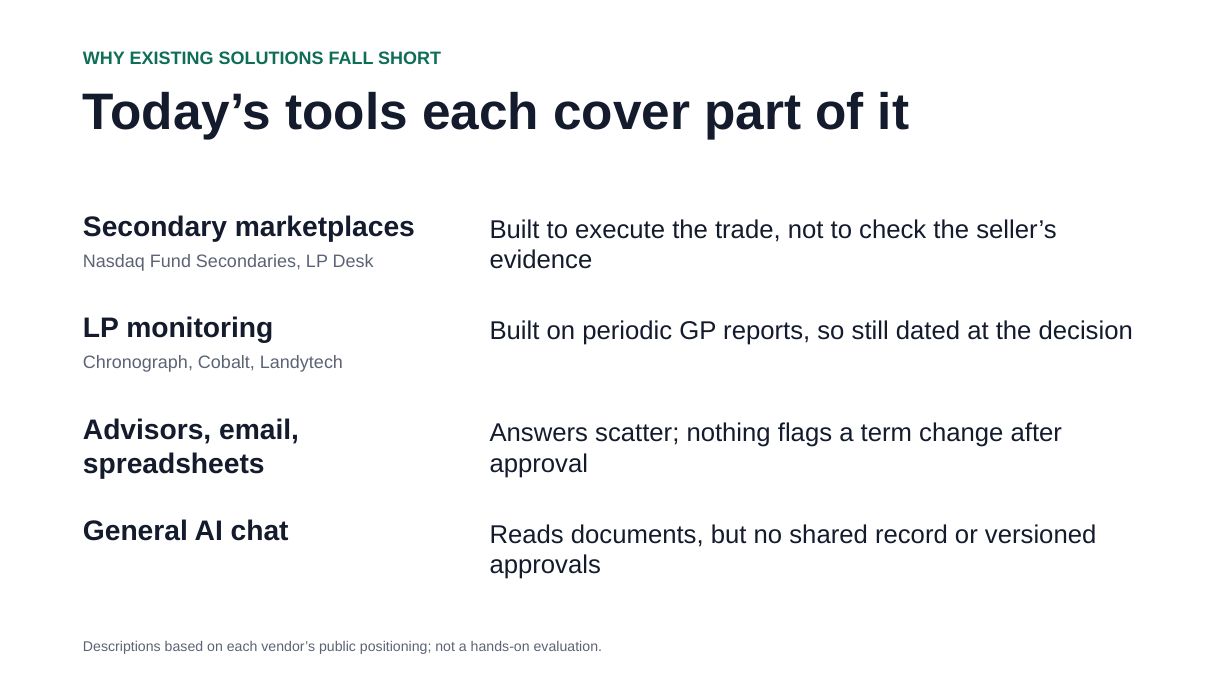
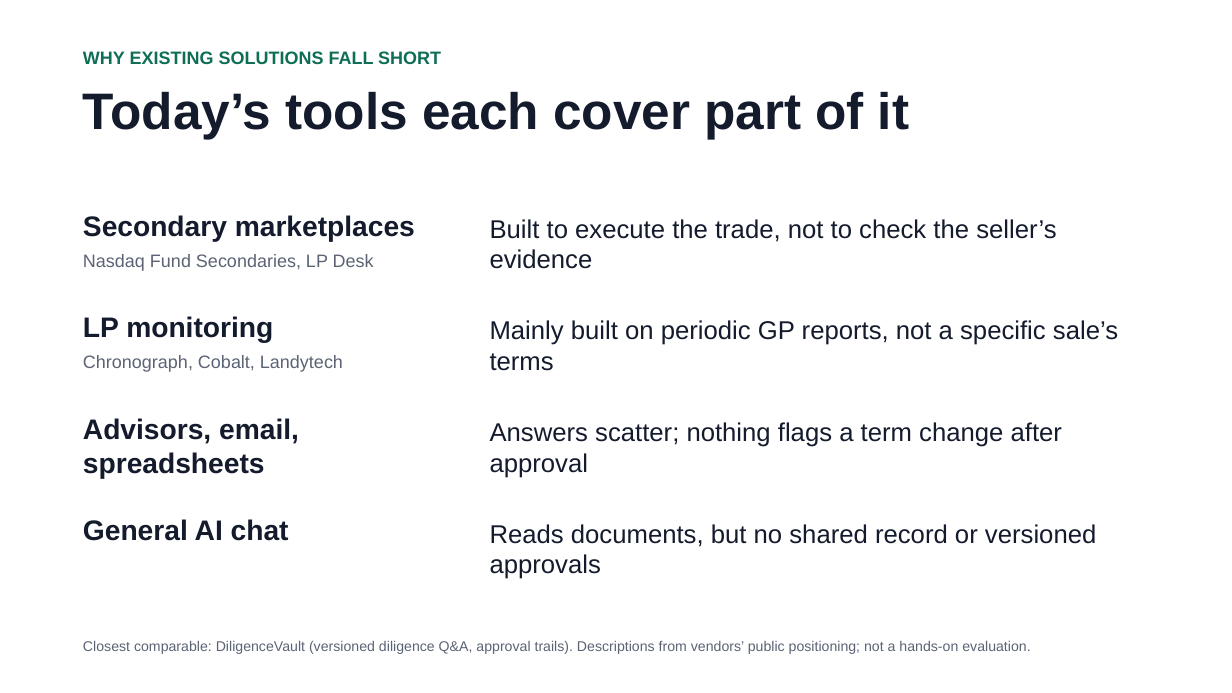
Before and after one commit to LaiderBrainTrust/Second_Look, a slide deck: slide 3 of docs/presentation/second-look-pitch.pptx. Drawn at 1232x693 pixels with LibreOffice and Linux fonts; fonts in the diff are those of the drawing. Boxes give left, top, right and bottom in pixels: in the first picture for what was removed or moved away, otherwise in the second. Text is boxed around its words. In the diff, an @@ line names an element or a change of style, - is before the commit and + after.

```diff
--- a/docs/presentation/second-look-pitch.pptx
+++ b/docs/presentation/second-look-pitch.pptx
@@ text at bbox=[490, 320, 1118, 371]: text changed @@
-Built on periodic GP reports, so still dated at the decision
+Mainly built on periodic GP reports, not a specific sale’s terms
@@ text at bbox=[83, 641, 1030, 654]: text changed @@
-Descriptions based on each vendor’s public positioning; not a hands-on evaluation.
+Closest comparable: DiligenceVault (versioned diligence Q&A, approval trails). Descriptions from vendors’ public positioning; not a hands-on evaluation.
```
Also in this commit, not shown: 2 other slides changed, 1 other file.
